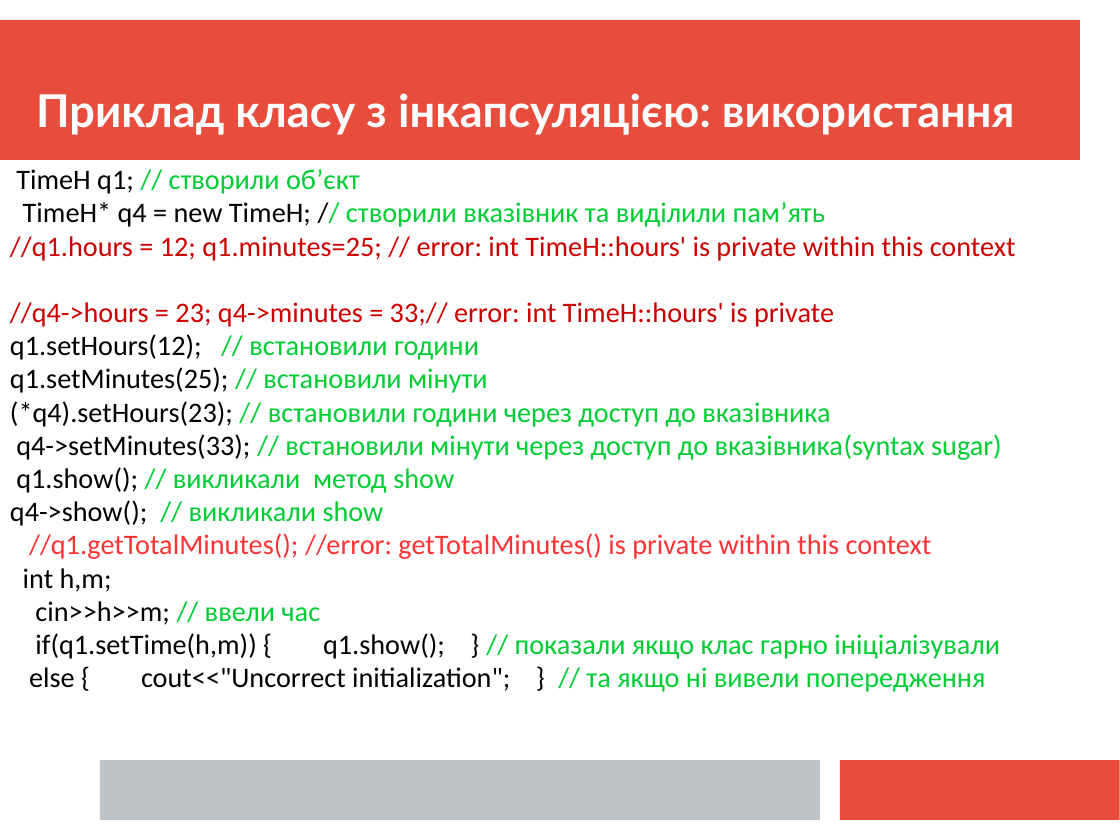
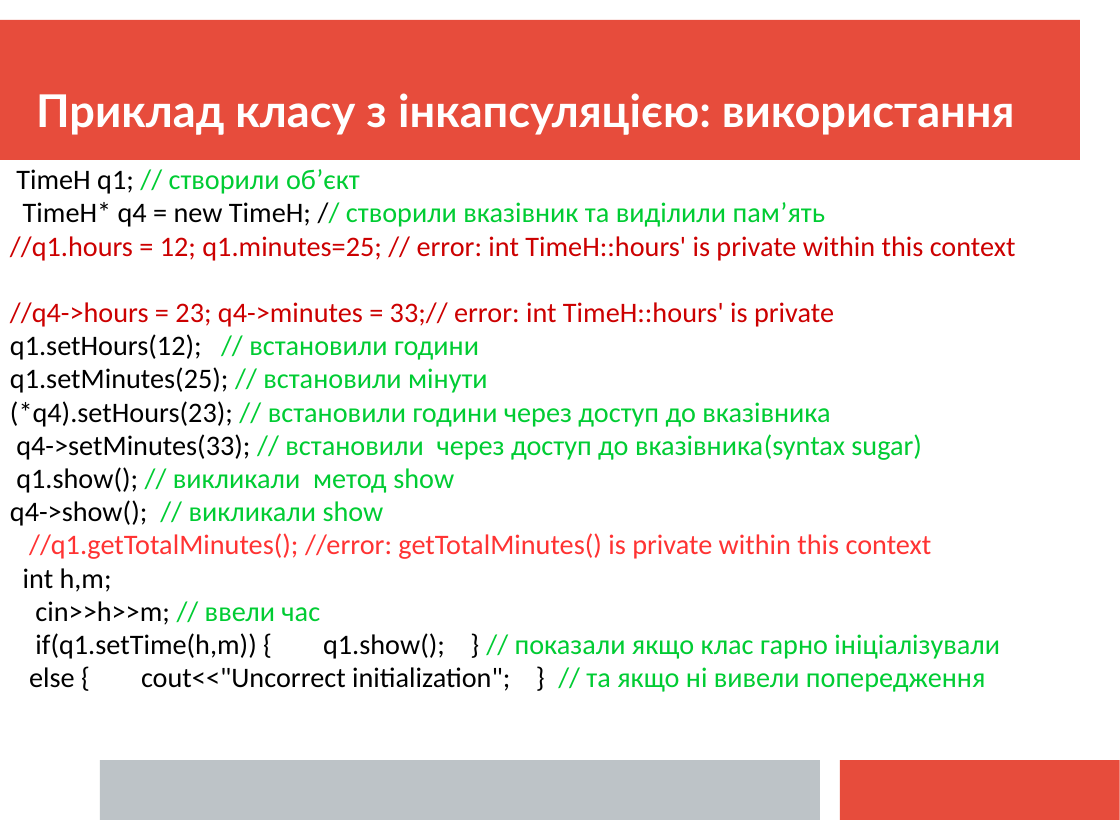
Before and after one commit to mecchmatProjects/CppCourse, a slide deck: slide 10 of Lect8/CppTutorUkr8.ppt. Drawn at 1120x840 pixels with LibreOffice and Linux fonts; fonts in the diff are those of the drawing. Boxes give left, top, right and bottom in pixels: in the first picture for what was removed or moved away, otherwise in the second. Text is boxed around its words. In the diff, an @@ line names an element or a change of style, - is before the commit and + after.

```diff
--- a/Lect8/CppTutorUkr8.ppt
+++ b/Lect8/CppTutorUkr8.ppt
@@ text at (x1=16, y1=434, x2=922, y2=460): text changed @@
-q4->setMinutes(33); // встановили мінути через доступ до вказівника(syntax sugar)
+q4->setMinutes(33); // встановили через доступ до вказівника(syntax sugar)
```
Also in this commit, not shown: 10 other slides changed, 1 slide added, 5 other files.
